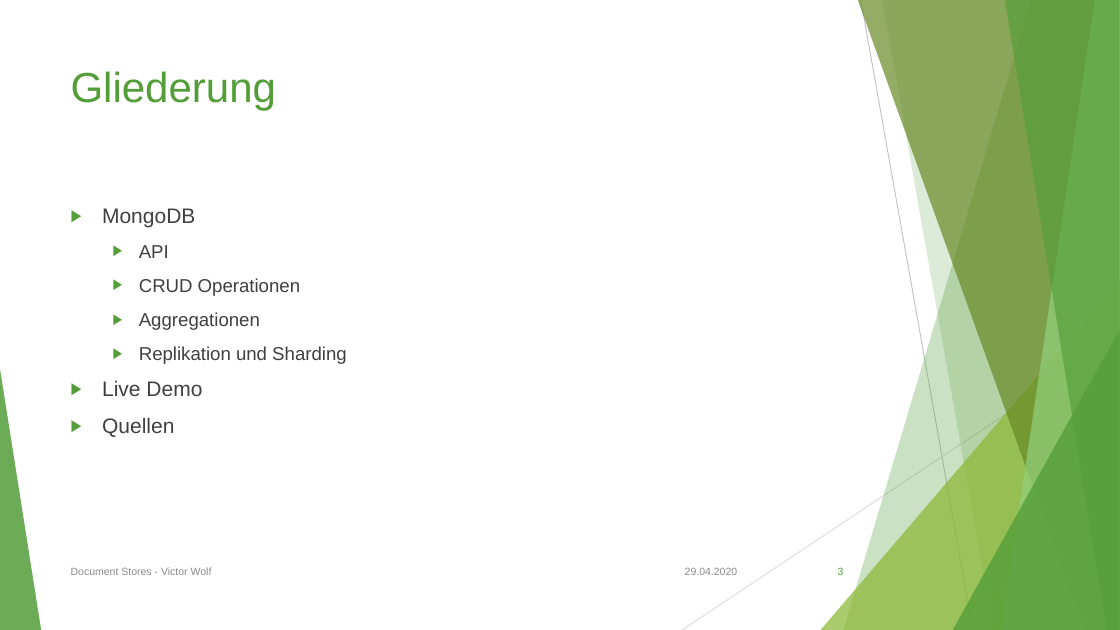
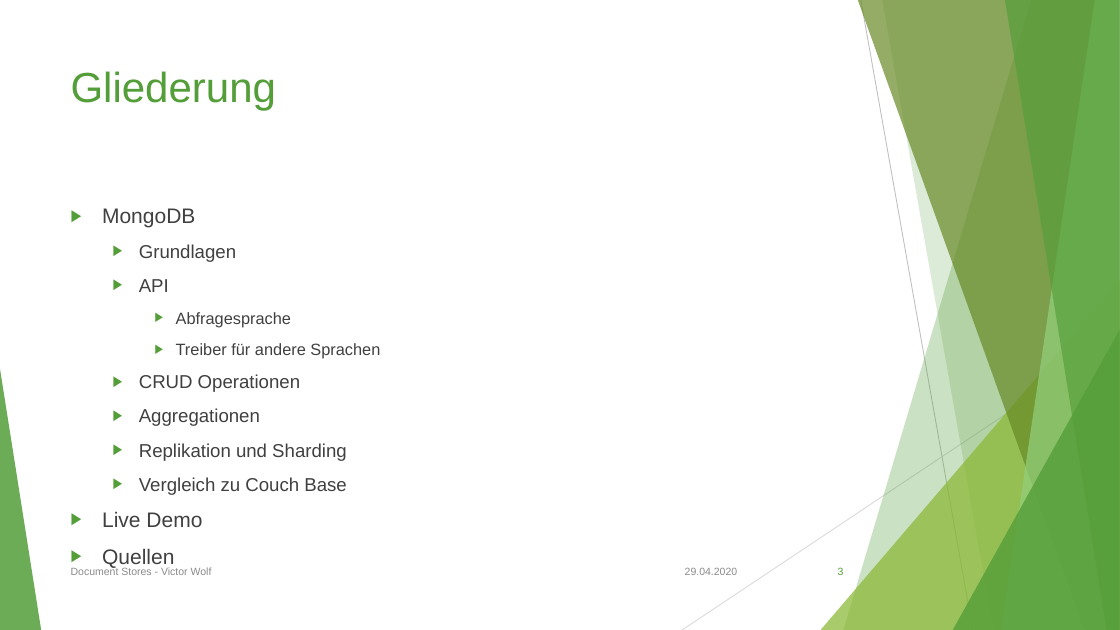
Before and after one commit to VictorW96/xDB-Mongo, a slide deck: slide 3 of presentation/xDBpresentation.pptx. Drawn at 1120x630 pixels with LibreOffice and Linux fonts; fonts in the diff are those of the drawing. Boxes give left, top, right and bottom in pixels: in the first picture for what was removed or moved away, otherwise in the second. Text is boxed around its words. In the diff, an @@ line names an element or a change of style, - is before the commit and + after.

Commit message:
presentation

```diff
--- a/presentation/xDBpresentation.pptx
+++ b/presentation/xDBpresentation.pptx
@@ text at <box>139,244,236,262</box>: paragraph added @@
+  ▶ Grundlagen
@@ text at <box>176,312,380,359</box>: paragraphs added @@
+    ▶ Abfragesprache
+    ▶ Treiber für andere Sprachen
@@ text at <box>139,477,346,495</box>: paragraph added @@
+  ▶ Vergleich zu Couch Base
```
Also in this commit, not shown: 5 slides added, 9 other files.
